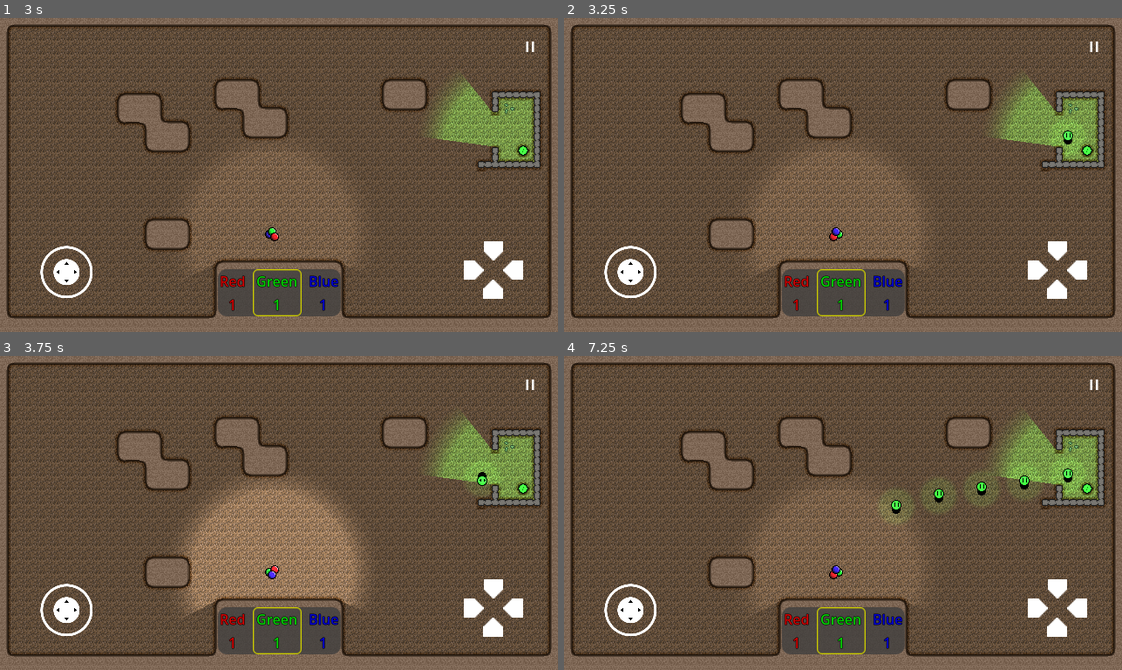
Above: before the commit, frames 1-4 (two rows, left to right).
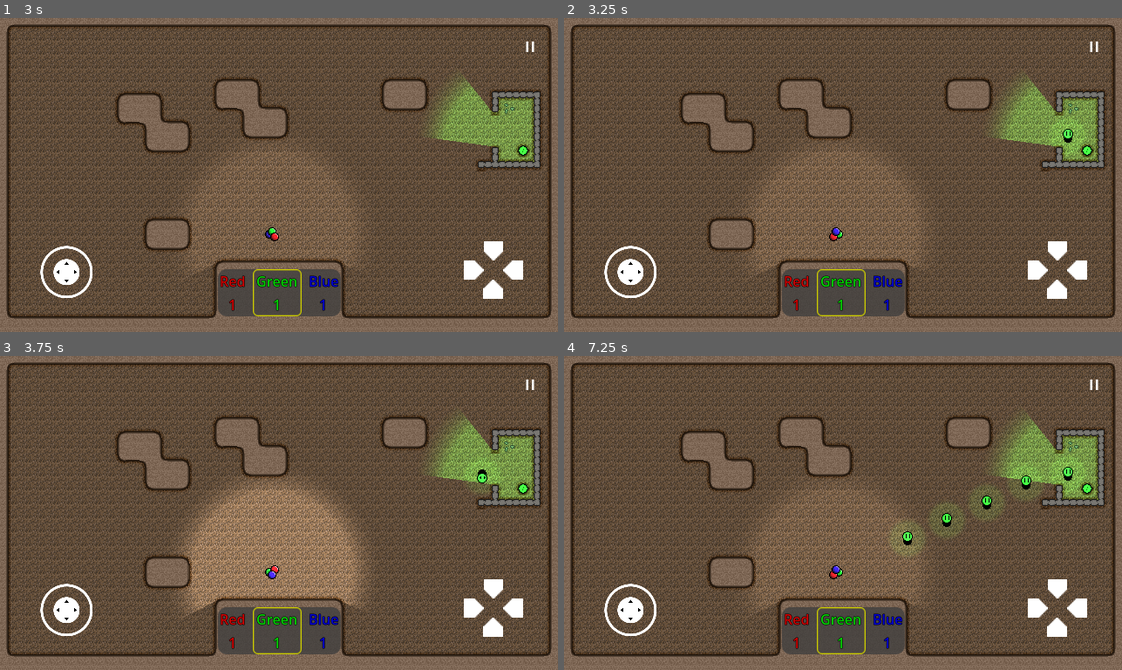
Above: after the commit, the same moments.

Repository: Degenerate-Games/shadows-below
Game: Godot game, scene res://scenes/menus/main_menu.tscn
The game is run twice, just before and just after one commit, with the same random seed, the same clock (stepped at 60 frames per second) and the same inputs.
Inputs (mouse positions are in pixels of both pictures, inside the frame that each line leads up to):
- Up to frame 1 (3 s): click (279, 206) at 0.5 s; click (279, 206) at 1.25 s; click "Endless Mode" at 2 s; move the mouse to (401, 159) at 2.77 s; hold L (mixing_ui_right) from 2.78 s (still down); tap B (bake) at 2.85 s; click (401, 159) at 2.92 s
- Up to frame 2 (3.25 s): keep holding L (mixing_ui_right)
- Up to frame 3 (3.75 s): release L (mixing_ui_right) at 3.5 s; drag from (167, 528) to (273, 572) at 3.52 s
- Up to frame 4 (7.25 s): move the mouse to (898, 443) at 4.27 s; hold L (mixing_ui_right) 4.28-5 s; tap B (bake) at 4.35, 5.85 s; drag from (815, 575) to (569, 516) at 5.02 s; move the mouse to (1010, 560) at 5.77 s; hold J (mixing_ui_left) 5.78-6.5 s; drag from (675, 465) to (569, 516) at 6.52 s

Frame 1 is identical in both runs. In frame 2, less than 0.1% of the frame differs, in the area x 89-92%, y 35-41%; in frame 3, less than 0.1%; in frame 4, 1.2%, in the area x 56-92%, y 35-64%.
Error in both runs: Division by zero error in operator '/'. (res://scripts/room.gd:32)

Commit message:
Update bake action

Diff:
--- a/scripts/levels/endless.gd
+++ b/scripts/levels/endless.gd
@@ -12,5 +12,4 @@
 			room.queue_free()
 			add_child(LevelGenerator.generate_room(5))
 	if Input.is_action_just_pressed("bake"):
-		var navigation = get_child(-1).get_child(3)
-		navigation.bake_navigation_polygon()
+		get_tree().call_group("navigation_region", "bake_navigation_polygon")
